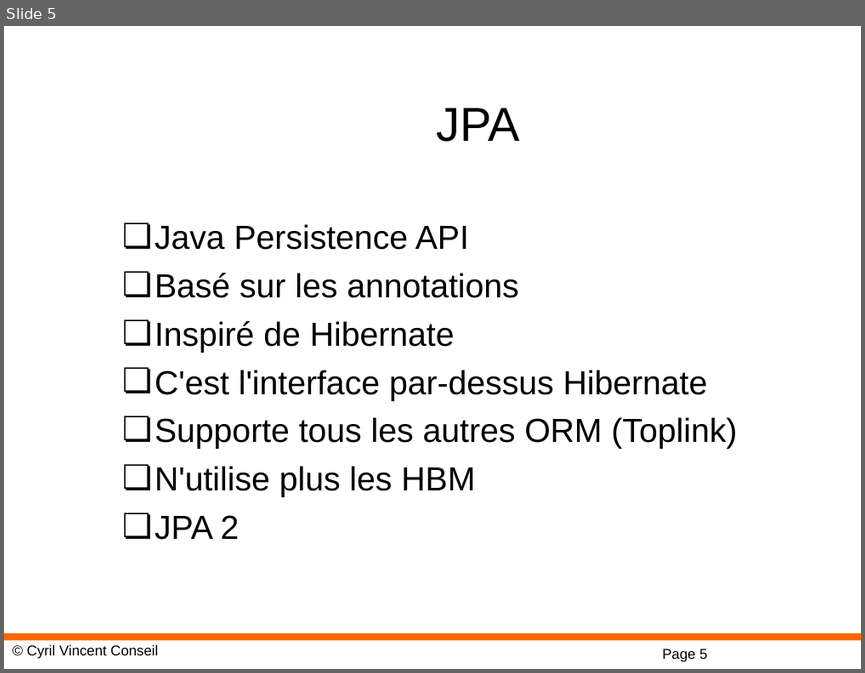
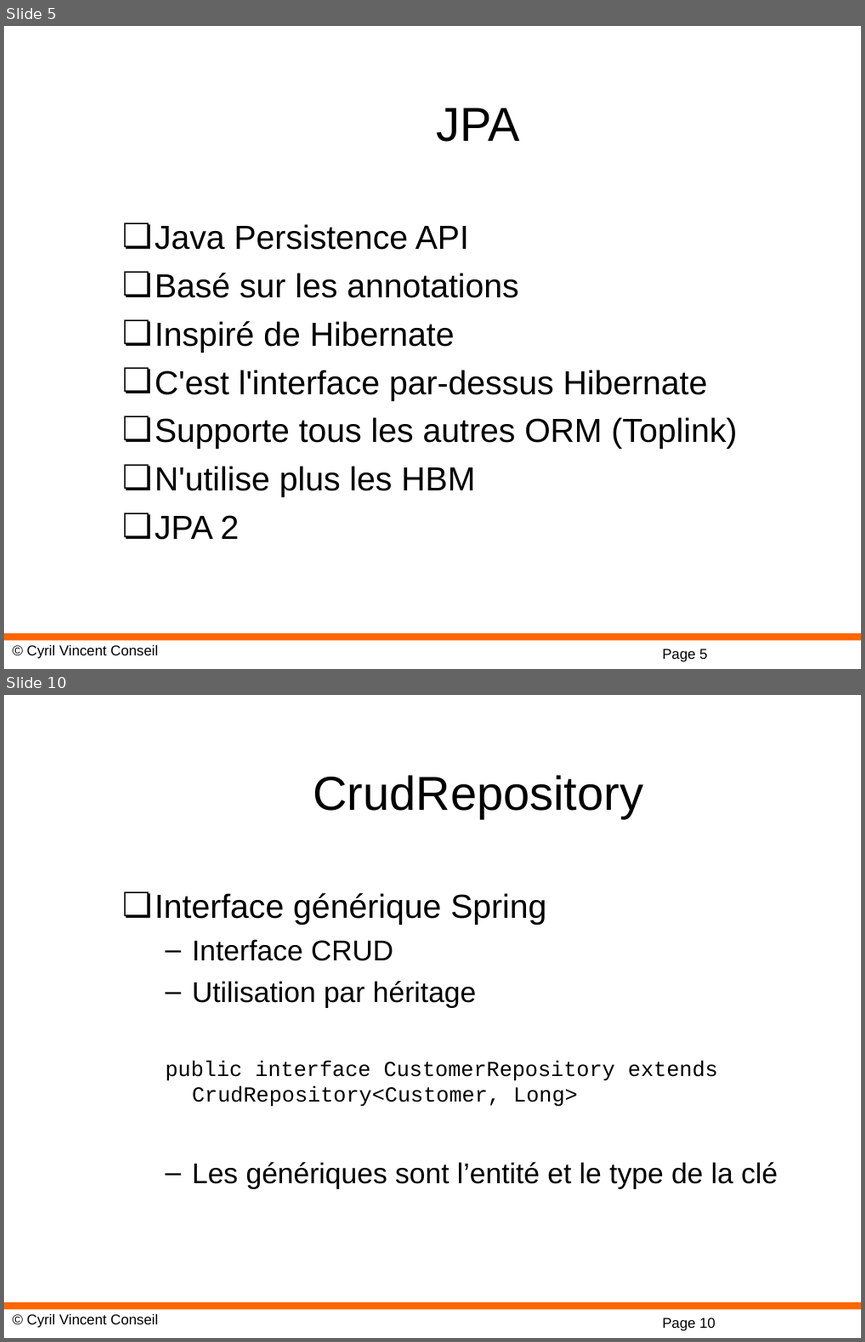
Before and after one commit to cyrilvincent/spring, a slide deck: ppt/07-SpringJPAH2.ppt. Shown one above the other, each under a label of ours: slide 5 before the commit, slides 5 and 10 after it; the slides between them are not shown. The pictures are 865x673 and 865x1342 pixels, drawn with LibreOffice and Linux fonts; fonts in the diff are those of the drawing; background and template pictures are left out. Boxes give left, top, right and bottom in pixels: in the first picture for what was removed or moved away, otherwise in the second. Text is boxed around its words. In the diff, an @@ line names an element or a change of style, - is before the commit and + after.

```diff
--- a/ppt/07-SpringJPAH2.ppt
+++ b/ppt/07-SpringJPAH2.ppt
@@ slide 10 added at box(4, 695, 861, 1338), background #FFFFFF; not listed: 3 template elements that a slide beside it also shows @@
@@ title added at box(313, 775, 643, 818), 40 pt, text #000000 @@
+CrudRepository
@@ text added at box(154, 893, 778, 1189), 24 pt, text #000000 @@
+❏ Interface générique Spring
+  – Interface CRUD
+  – Utilisation par héritage
+  public interface CustomerRepository extends CrudRepository<Customer, Long>
+  – Les génériques sont l’entité et le type de la clé
```
Also in this commit, not shown: 8 other slides added, 21 other files.
